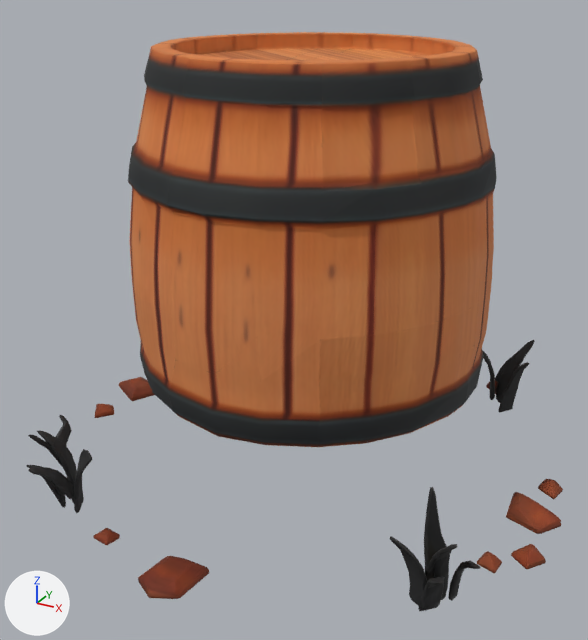
A saved change to the glTF model Content/Models/Props/prop_barrel_a.glb.
Before and after are seen from a 50 mm camera at (0.755, -1.444, 1.044) aimed at (-0.009, -0.055, 0.349). The axes (+X, +Y, +Z) are drawn at lower left. The lights are the same throughout. The first picture is the older version. Vertices at exactly the same position are counted once.

The scene before the commit, as lines of its bpy script (objects in view):
```python
me_mesh_0 = bpy.data.meshes.new('Mesh_0')
me_mesh_0.from_pydata(...)  # 2370 vertices, 4606 faces; spans x -0.95..0.95, y -0.95..0.95, z -0.74..0.74
me_mesh_0.materials.append(mat_material_0)  # picture img_image_0
ob_hollow_normalise = bpy.data.objects.new('hollow_normalise', None)
ob_hollow_normalise.location = (0.0, 0.00119, 0.45)
ob_hollow_normalise.scale = (0.61, 0.61, 0.61)
ob_mesh_0 = bpy.data.objects.new('Mesh_0', me_mesh_0)
ob_mesh_0.parent = ob_hollow_normalise
ob_mesh_0.location = (0.0, 0.0, 0.0)
```
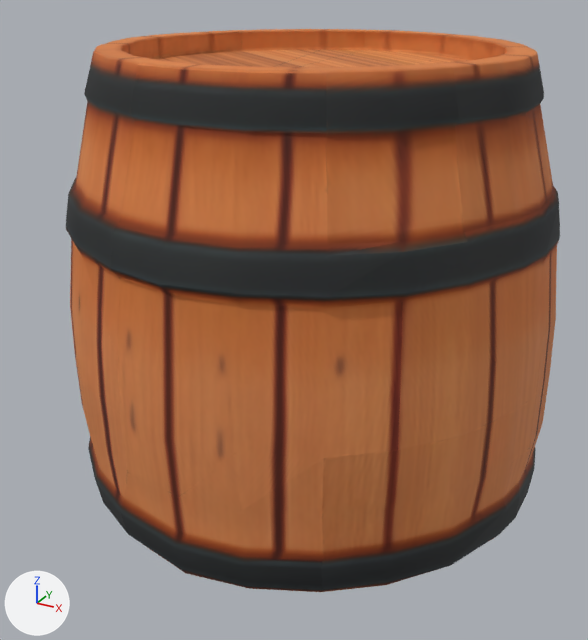
ob_hollow_normalise is not drawn itself; it is the parent of ob_mesh_0.

Boxes (x1, y1, x2, y2) around the edits, measured in the pictures (588 x 640 px):
'Mesh_0', reshaped, moved, rescaled (8% narrower): before (27, 32, 563, 611); after (66, 29, 560, 592)
part 1 of me_mesh_0, deleted: before (27, 340, 563, 611)

Diff of the bpy script that builds the scene:
```diff
--- a/Content/Models/Props/prop_barrel_a.glb.py
+++ b/Content/Models/Props/prop_barrel_a.glb.py
@@ me_mesh_0 @@
 # used by ob_mesh_0; parent = ob_hollow_normalise; location = (0.0, 0.0, 0.0)
-me_mesh_0.from_pydata(...)  # 2370 vertices, 4606 faces; spans x -0.95..0.95, y -0.95..0.95, z -0.74..0.74
+me_mesh_0.from_pydata(...)  # 532 vertices, 1060 faces; spans x -0.62..0.62, y -0.62..0.62, z -0.36..0.74
+# me_mesh_0 part 1: 32 loose pieces with 1838 vertices, spanning x -0.95..0.95, y -0.95..0.95, z -0.74..-0.36, are deleted
 me_mesh_0.materials.append(mat_material_0)
@@ ob_hollow_normalise @@
 ob_hollow_normalise = bpy.data.objects.new('hollow_normalise', None)
-ob_hollow_normalise.location = (0.0, 0.00119, 0.45)
-ob_hollow_normalise.scale = (0.61, 0.61, 0.61)
+ob_hollow_normalise.location = (0.0016, -0.0016, -0.307)
+ob_hollow_normalise.scale = (1.34, 1.34, 1.34)
@@ ob_mesh_0 @@
 ob_mesh_0 = bpy.data.objects.new('Mesh_0', me_mesh_0)
-ob_mesh_0.parent = ob_hollow_normalise
+ob_mesh_0.parent = ob_hollow_normalise_001
 ob_mesh_0.location = (0.0, 0.0, 0.0)
@@ ob_hollow_normalise_001 @@
+ob_hollow_normalise_001 = bpy.data.objects.new('hollow_normalise.001', None)
+ob_hollow_normalise_001.parent = ob_hollow_normalise
+ob_hollow_normalise_001.location = (0.0, 0.00119, 0.45)
+ob_hollow_normalise_001.scale = (0.61, 0.61, 0.61)
```
